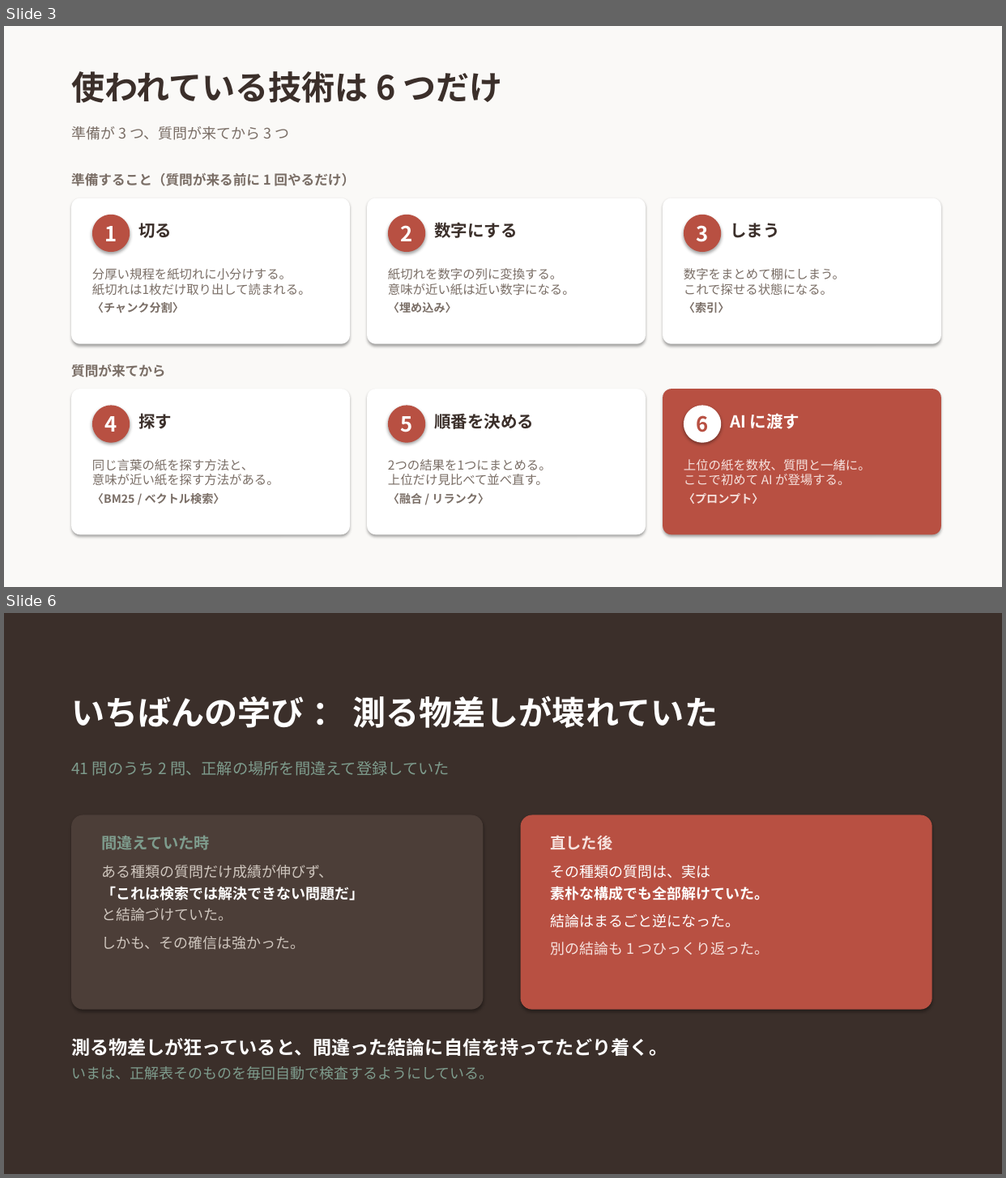
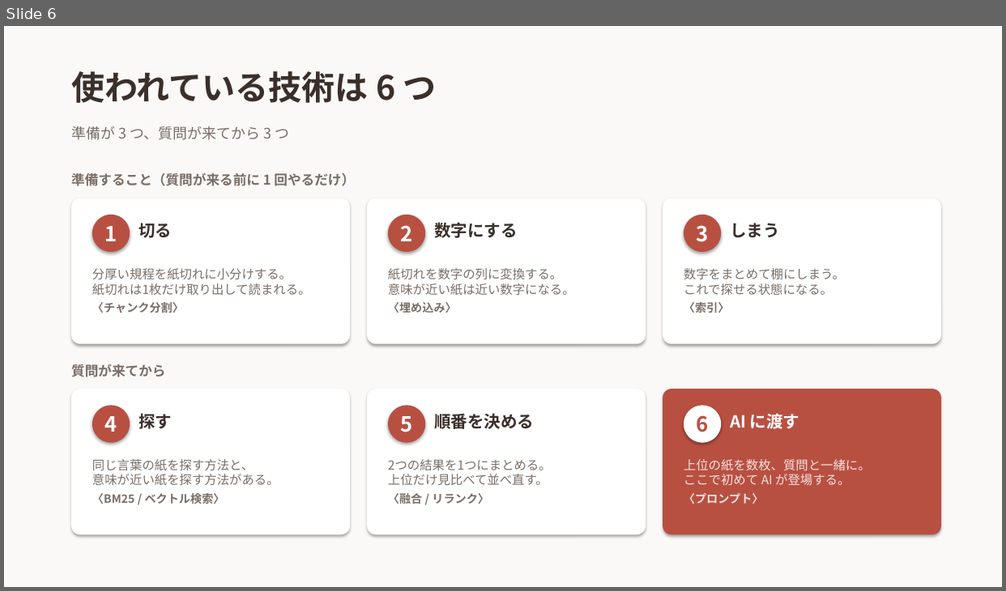
Before and after one commit to 20061111adg-debug/rag-workshop, a slide deck: docs/RAGとは.pptx. Shown one above the other, each under a label of ours: slides 3 and 6 before the commit, slide 6 after it; the slides between them are not shown. The pictures are 1006x1178 and 1006x591 pixels, drawn with LibreOffice and Linux fonts; fonts in the diff are those of the drawing. Boxes give left, top, right and bottom in pixels: in the first picture for what was removed or moved away, otherwise in the second. Text is boxed around its words. In the diff, an @@ line names an element or a change of style, - is before the commit and + after.

Commit message:
スライドを RAG の説明だけに再構成し、HTML版を削除する
「RAGとは何か」という題に対して、中身の半分が本プロジェクトの検証結果になっていた。
題と内容が合っていないため、説明だけに絞って組み直した。

本編12枚 ＋ 付録4枚。
名前の分解から始め、なぜ必要か、ファインチューニングとの違い、
AIは検索していない、技術要素6つ、①〜⑥の各工程、まとめ、という順序。
埋め込みの深掘り3枚は付録に回した。

まとめは「社内に入れるなら」という説明していない話になっていたため、
話した内容を振り返る形に作り直した。

HTML版は削除した。pptx と同じ内容を手で二重管理する必要があり、
実際に一度、片方だけ修正して食い違う事故が起きたため。
GitHub 上では HTML が表示されないので共有用としても機能しない。

```diff
--- a/docs/RAGとは.pptx
+++ b/docs/RAGとは.pptx
@@ slide 6 removed at [4,613,1002,1174], background #3B2F2A @@
@@ text removed at [71,696,718,728] @@
-いちばんの学び ： 測る物差しが壊れていた
@@ text removed at [71,761,450,776] @@
-41 問のうち 2 問、正解の場所を間違えて登録していた
@@ rounded rectangle removed at [71,815,484,1010] @@
@@ rounded rectangle removed at [521,815,932,1010] @@
@@ text removed at [101,836,364,950] @@
-間違えていた時
-ある種類の質問だけ成績が伸びず、
-「これは検索では解決できない問題だ」
-と結論づけていた。
-しかも、その確信は強かった。
@@ text removed at [550,835,769,956] @@
-直した後
-その種類の質問は、実は
-素朴な構成でも全部解けていた。
-結論はまるごと逆になった。
-別の結論も 1 つひっくり返った。
@@ text removed at [71,1038,667,1080] @@
-測る物差しが狂っていると、間違った結論に自信を持ってたどり着く。
-いまは、正解表そのものを毎回自動で検査するようにしている。
@@ what was slide 3 is now slide 6 @@
@@ slide 6 changed as well @@
@@ text at [71,71,437,103]: text changed @@
-使われている技術は 6 つだけ
+使われている技術は 6 つ
```
Also in this commit, not shown: 4 other slides changed, 11 slides added, 4 other slides removed, 1 other file.
